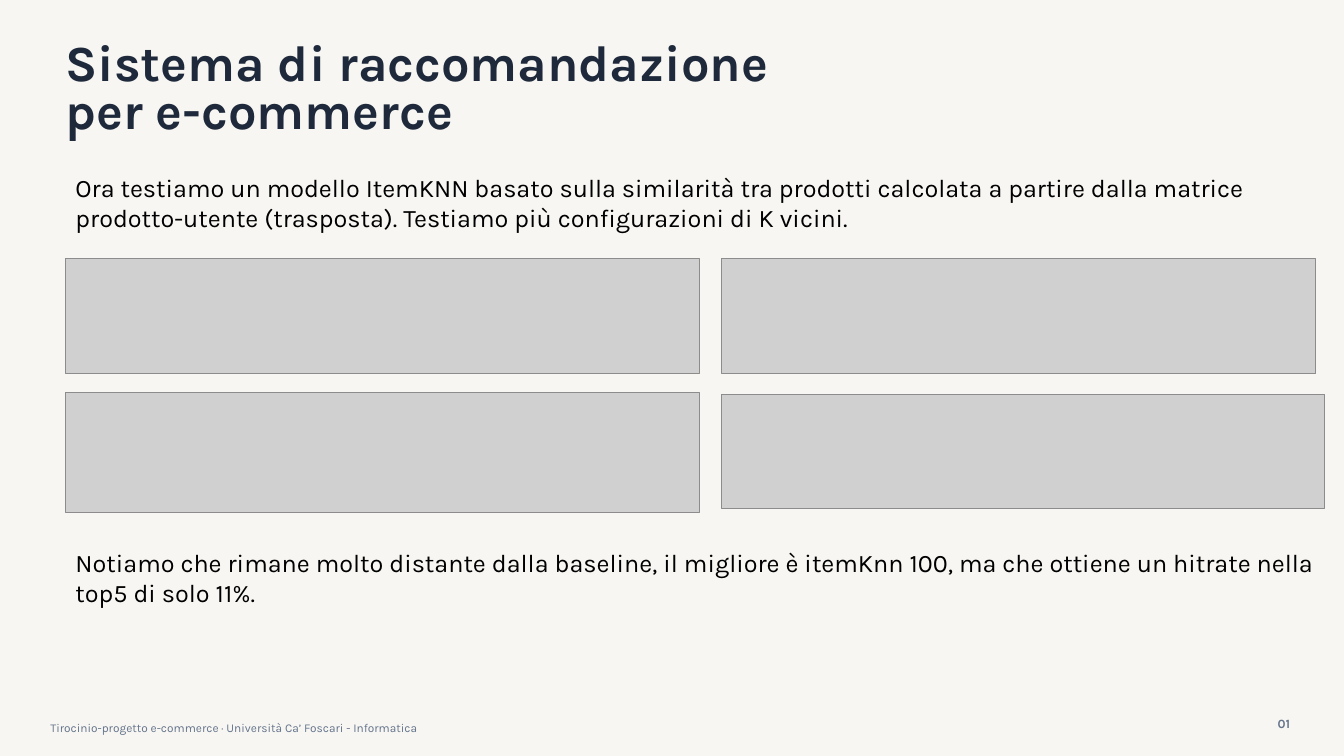
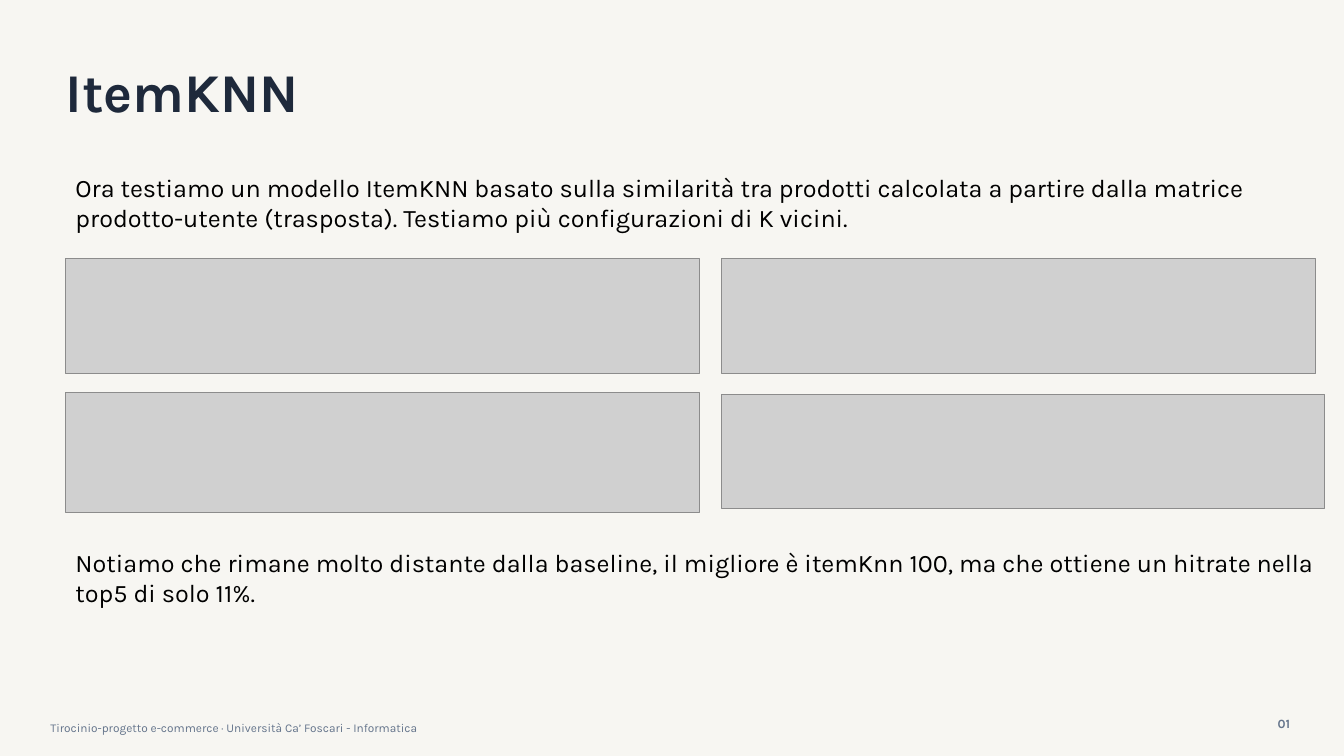
Before and after one commit to arsid2828/Tesi-ecommerce, a slide deck: slide 6 of PPT/HociaArsid-tirocinio-aggiornamento2.pptx. Drawn at 1344x756 pixels with LibreOffice and Linux fonts; fonts in the diff are those of the drawing; grey boxes stand for pictures. Boxes give left, top, right and bottom in pixels: in the first picture for what was removed or moved away, otherwise in the second. Text is boxed around its words. In the diff, an @@ line names an element or a change of style, - is before the commit and + after.

```diff
--- a/PPT/HociaArsid-tirocinio-aggiornamento2.pptx
+++ b/PPT/HociaArsid-tirocinio-aggiornamento2.pptx
@@ text at (x1=65, y1=76, x2=298, y2=113): text changed; size 36.1 to 39 pt @@
-Sistema di raccomandazione
-per e-commerce
+ItemKNN
```
Also in this commit, not shown: 7 other slides changed, 1 other file.
